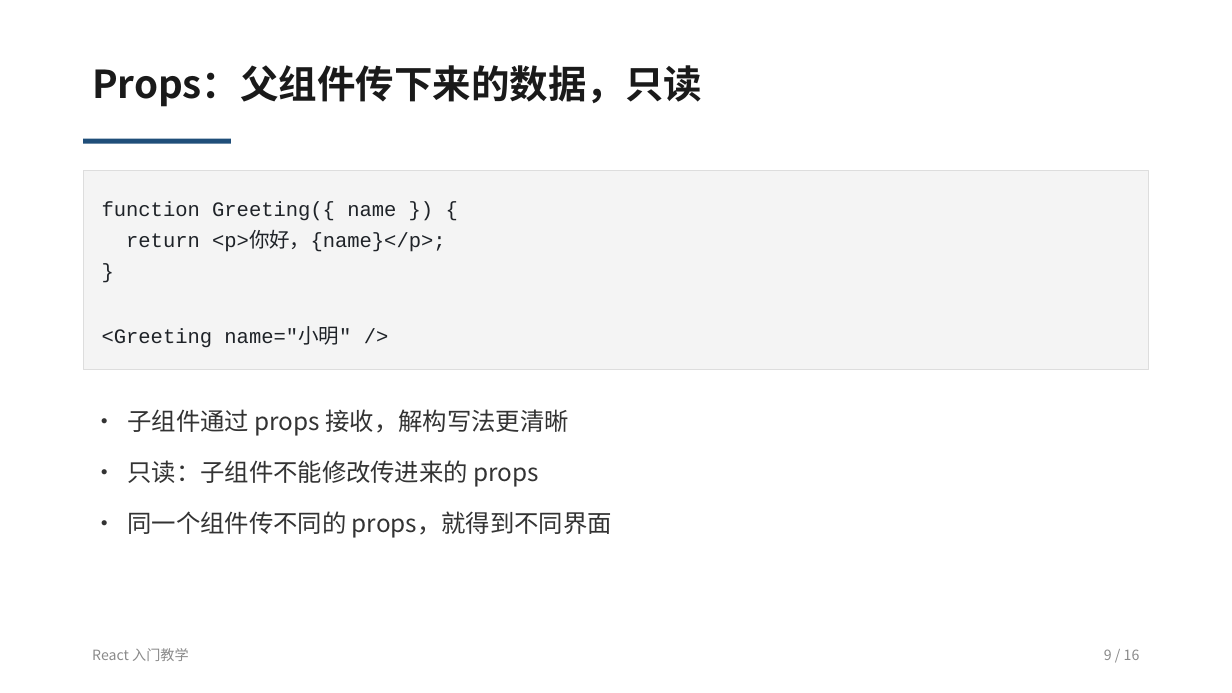
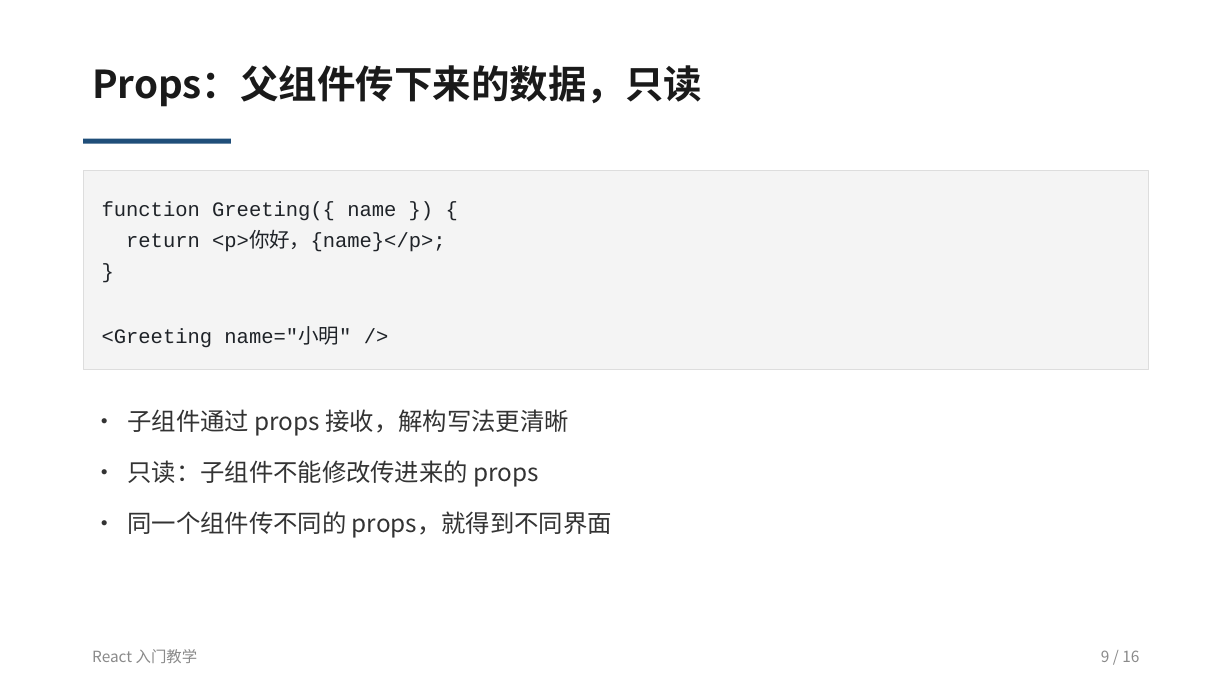
Before and after one commit to 2214331539/learn2ai-skill-b022, a slide deck: slide 9 of materials/react-intro-slides/React-入门教学.pptx. Drawn at 1232x693 pixels with LibreOffice and Linux fonts; fonts in the diff are those of the drawing. Boxes give left, top, right and bottom in pixels: in the first picture for what was removed or moved away, otherwise in the second. Text is boxed around its words. In the diff, an @@ line names an element or a change of style, - is before the commit and + after.

```diff
--- a/materials/react-intro-slides/React-入门教学.pptx
+++ b/materials/react-intro-slides/React-入门教学.pptx
@@ text "React 入门教学" at (92,649,198,663): size 11 to 12 pt @@
@@ text "9 / 16" at (1101,650,1139,662): size 11 to 12 pt @@
```
Also in this commit, not shown: 15 other slides changed.
